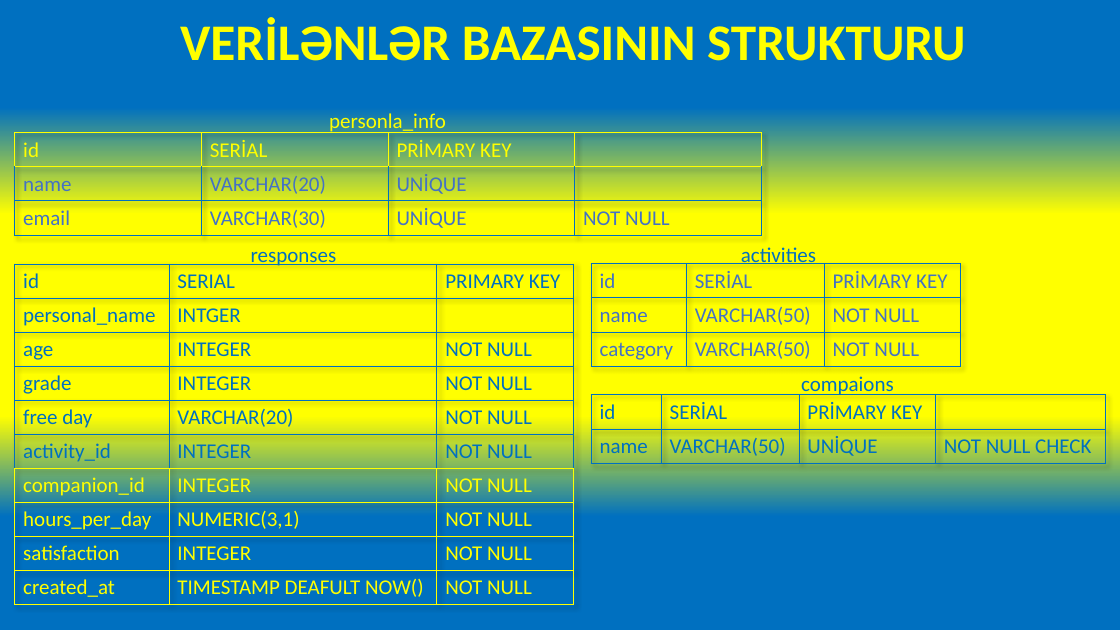
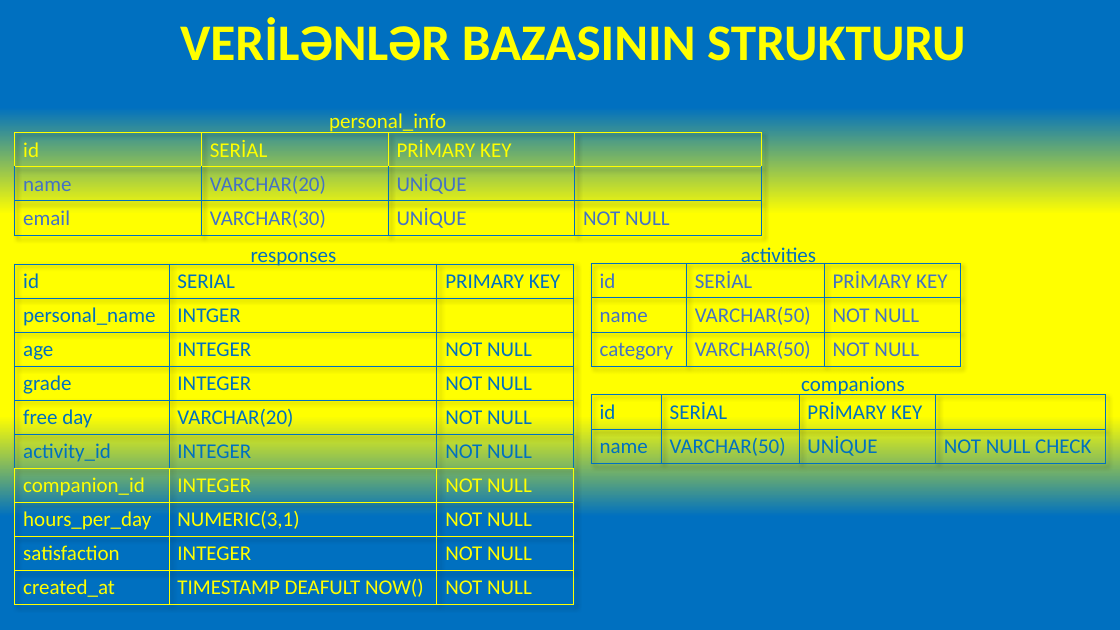
Before and after one commit to Ishaq2013/Final-layihesi-merhele-3, a slide deck: slide 5 of power point/DATA ADMİRAL FİNAL LAYİHƏSİ.pptx. Drawn at 1120x630 pixels with LibreOffice and Linux fonts; fonts in the diff are those of the drawing. Boxes give left, top, right and bottom in pixels: in the first picture for what was removed or moved away, otherwise in the second. Text is boxed around its words. In the diff, an @@ line names an element or a change of style, - is before the commit and + after.

```diff
--- a/power point/DATA ADMİRAL FİNAL LAYİHƏSİ.pptx
+++ b/power point/DATA ADMİRAL FİNAL LAYİHƏSİ.pptx
@@ text at [329,113,446,135]: text changed @@
-personla_info
+personal_info
@@ text at [801,376,905,395]: text changed @@
-compaions
+companions
```
Also in this commit, not shown: 2 other slides changed, 3 other files.
